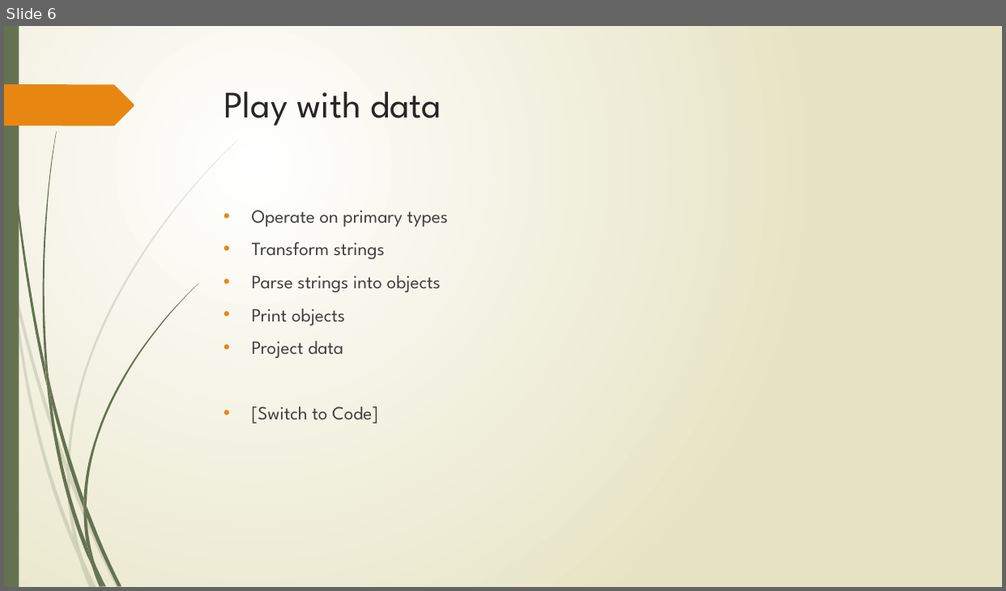
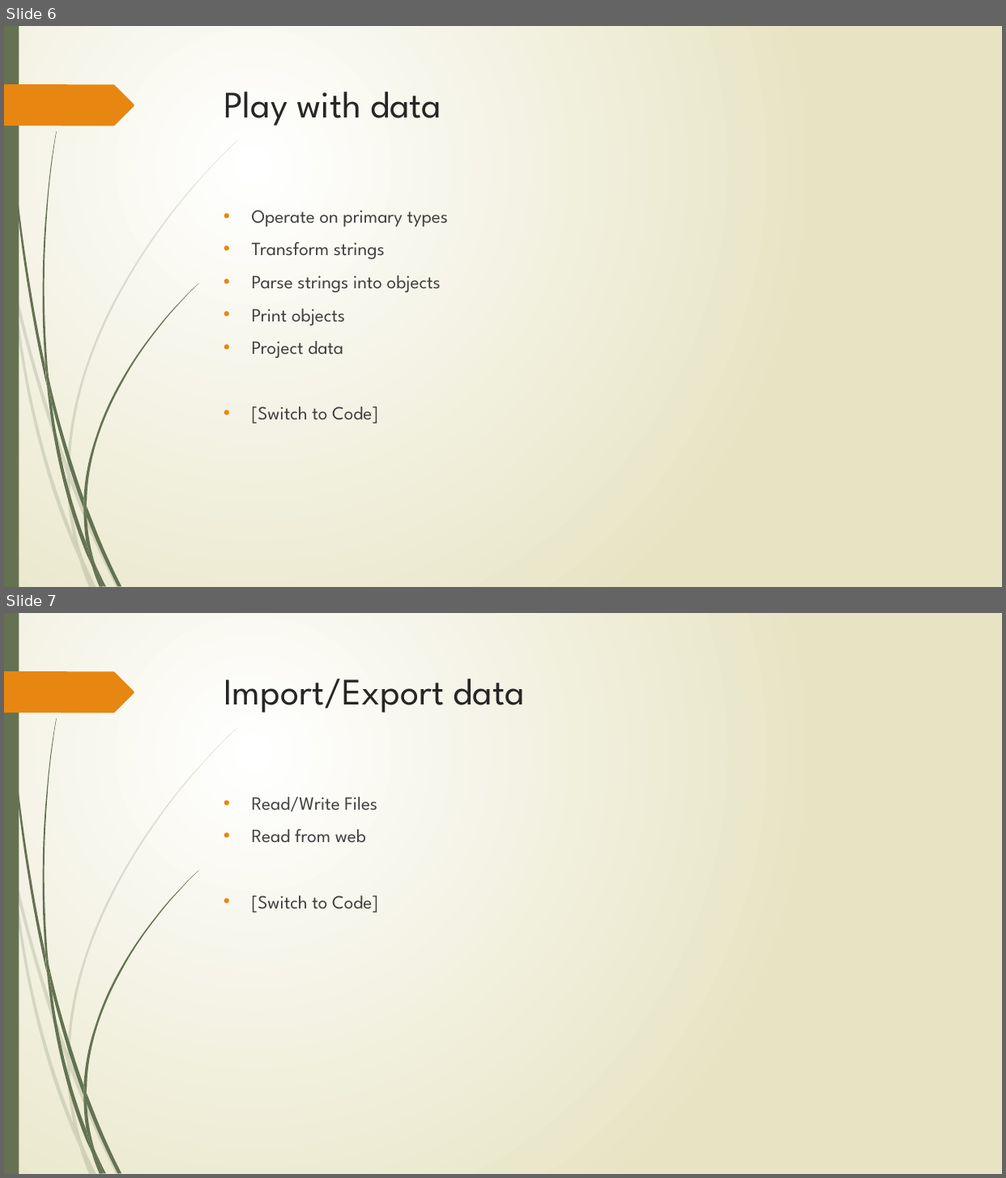
Before and after one commit to hinteadan/csharp-crash-course, a slide deck: Topics.pptx. Shown one above the other, each under a label of ours: slide 6 before the commit, slides 6 and 7 after it. The pictures are 1006x591 and 1006x1178 pixels, drawn with LibreOffice and Linux fonts; fonts in the diff are those of the drawing. Boxes give left, top, right and bottom in pixels: in the first picture for what was removed or moved away, otherwise in the second. Text is boxed around its words. In the diff, an @@ line names an element or a change of style, - is before the commit and + after.

Commit message:
OD: Presentation

```diff
--- a/Topics.pptx
+++ b/Topics.pptx
@@ slide 7 added at bbox=[4, 613, 1002, 1174], background gradient #FFFFFF to #E8E6C4; not listed: 24 template elements that a slide beside it also shows @@
@@ title added at bbox=[224, 679, 525, 713], 36 pt, text #262626 @@
+Import/Export data
@@ text added at bbox=[252, 797, 378, 913], 18 pt, text #404040 @@
+• Read/Write Files
+• Read from web
+• [Switch to Code]
```
Also in this commit, not shown: 1 slide removed.
